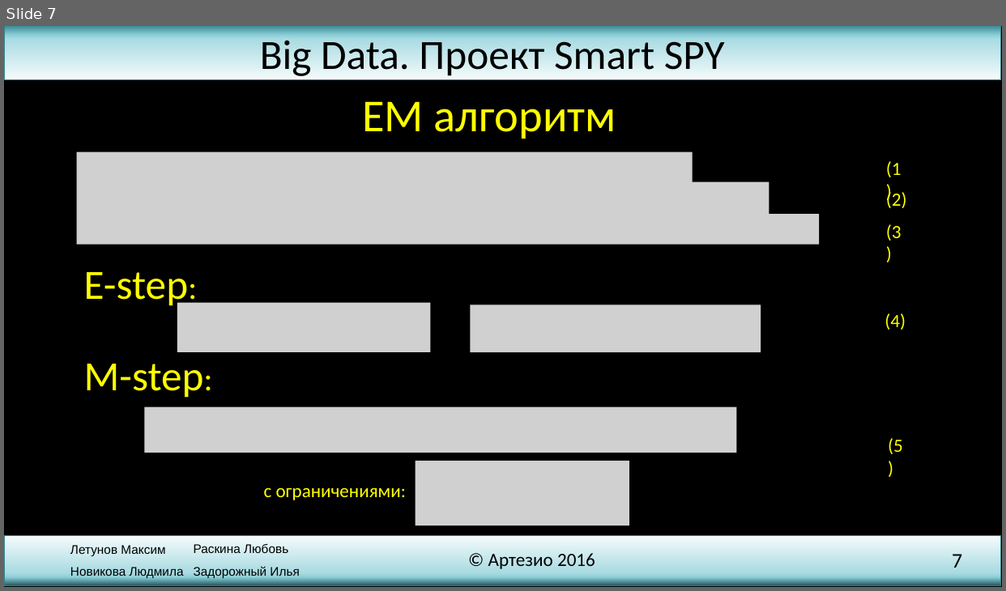
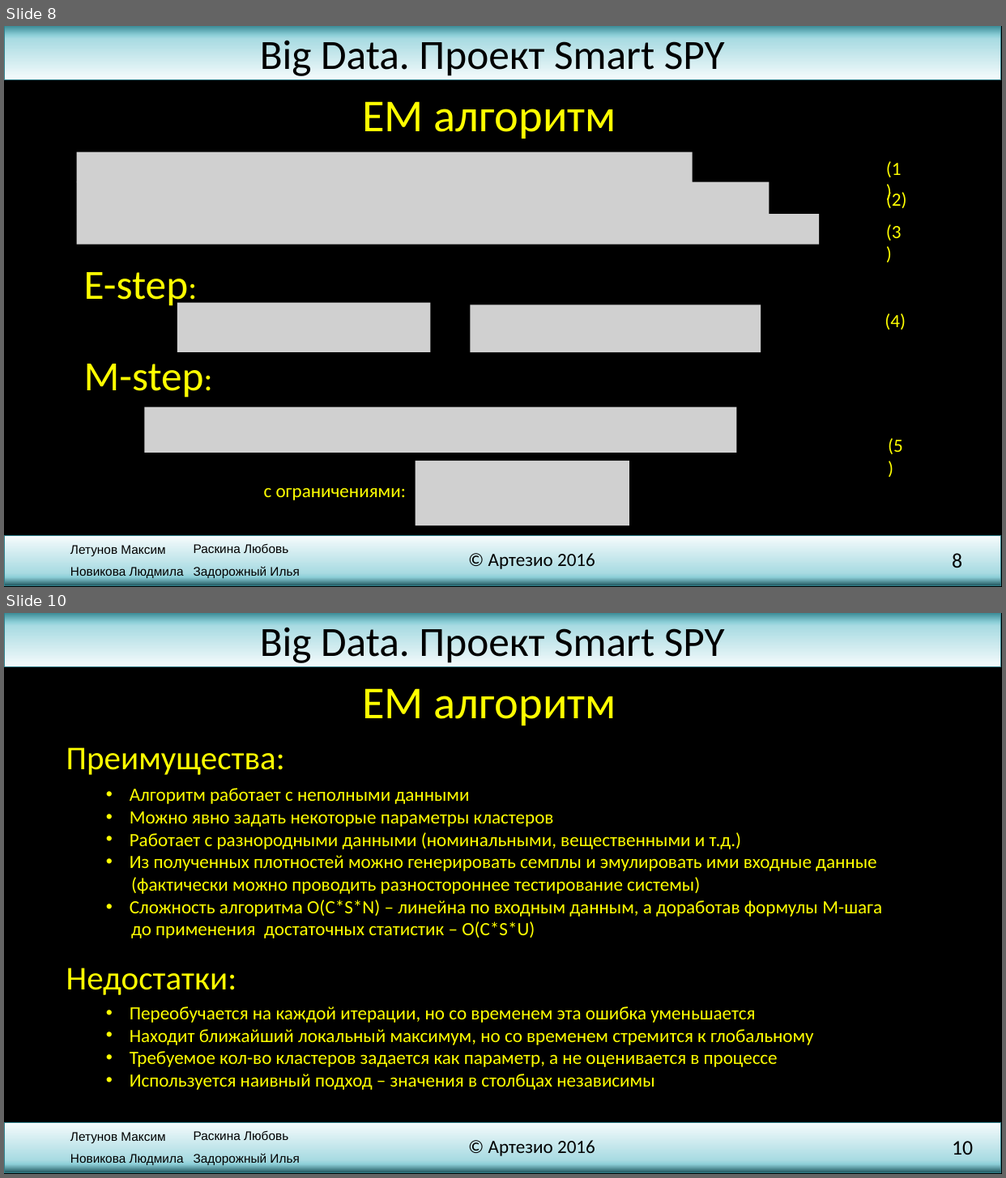
Before and after one commit to SmallDev/TestSmart, a slide deck: presentation.pptx. Shown one above the other, each under a label of ours: slide 7 before the commit, slides 8 and 10 after it; the slides between them are not shown. The pictures are 1006x591 and 1006x1178 pixels, drawn with LibreOffice and Linux fonts; fonts in the diff are those of the drawing; grey boxes stand for pictures; background and template pictures are left out. Boxes give left, top, right and bottom in pixels: in the first picture for what was removed or moved away, otherwise in the second. Text is boxed around its words. In the diff, an @@ line names an element or a change of style, - is before the commit and + after.

```diff
--- a/presentation.pptx
+++ b/presentation.pptx
@@ slide 10 added at [4,613,1002,1174], background picture (left out); not listed: 7 template elements that a slide beside it also shows @@
@@ subtitle added at [362,688,616,726], 44 pt, text #FFFF00 @@
+EM алгоритм
@@ text added at [66,747,285,775], 32 pt, text #FFFF00 @@
+Преимущества:
@@ text added at [130,788,882,939], 18 pt, text #FFFF00 @@
+• Алгоритм работает с неполными данными
+• Можно явно задать некоторые параметры кластеров
+• Работает с разнородными данными (номинальными, вещественными и т.д.)
+• Из полученных плотностей можно генерировать семплы и эмулировать ими входные данные
+(фактически можно проводить разностороннее тестирование системы)
+• Сложность алгоритма O(С*S*N) – линейна по входным данным, а доработав формулы M-шага
+до применения достаточных статистик – O(C*S*U)
@@ text added at [66,968,237,995], 32 pt, text #FFFF00 @@
+Недостатки:
@@ text added at [130,1007,813,1090], 18 pt, text #FFFF00 @@
+• Переобучается на каждой итерации, но со временем эта ошибка уменьшается
+• Находит ближайший локальный максимум, но со временем стремится к глобальному
+• Требуемое кол-во кластеров задается как параметр, а не оценивается в процессе
+• Используется наивный подход – значения в столбцах независимы
@@ what was slide 7 is now slide 8 @@
@@ page number at [952,553,962,568]: text changed @@
-7
+8
```
Also in this commit, not shown: 3 slides changed, 3 other slides added.
